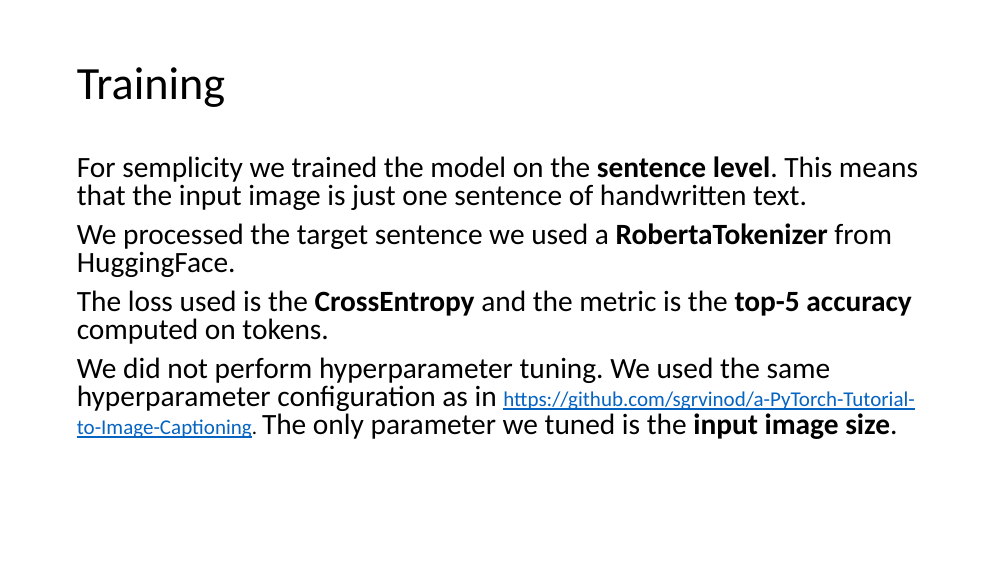
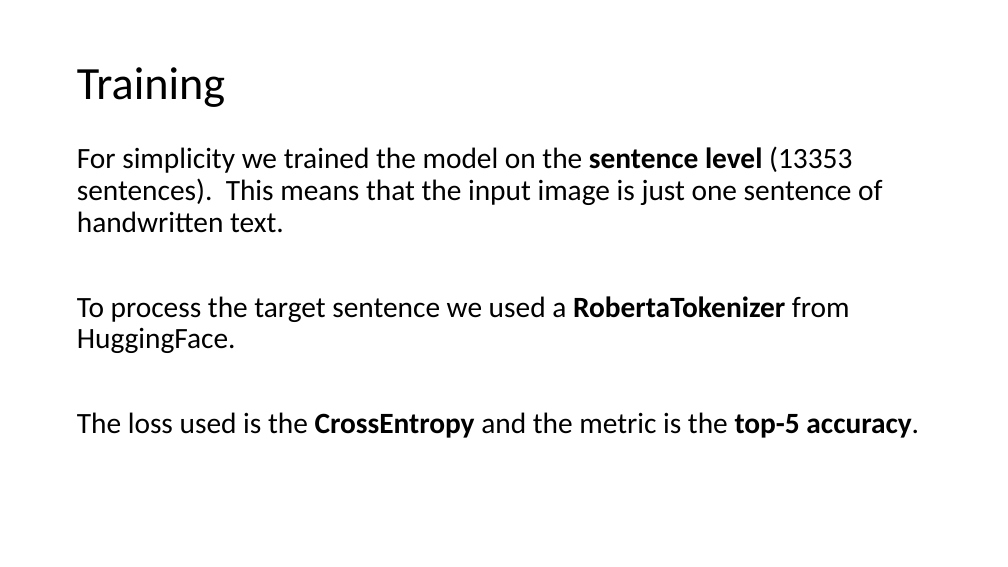
Before and after one commit to crokodilo/Handwritten-Text-Recognition, a slide deck: slide 11 of presentazione.pptx (slide 5 before the commit). Drawn at 1008x567 pixels with LibreOffice and Linux fonts; fonts in the diff are those of the drawing. Boxes give left, top, right and bottom in pixels: in the first picture for what was removed or moved away, otherwise in the second. Text is boxed around its words. In the diff, an @@ line names an element or a change of style, - is before the commit and + after.

```diff
--- a/presentazione.pptx
+++ b/presentazione.pptx
@@ text at [77,146,919,438]: text changed @@
-For semplicity we trained the model on the sentence level. This means that the input image is just one sentence of handwritten text.
-We processed the target sentence we used a RobertaTokenizer from HuggingFace.
-The loss used is the CrossEntropy and the metric is the top-5 accuracy computed on tokens.
-We did not perform hyperparameter tuning. We used the same hyperparameter configuration as in https://github.com/sgrvinod/a-PyTorch-Tutorial-to-Image-Captioning. The only parameter we tuned is the input image size.
+For simplicity we trained the model on the sentence level (13353 sentences). This means that the input image is just one sentence of handwritten text.
+To process the target sentence we used a RobertaTokenizer from HuggingFace.
+The loss used is the CrossEntropy and the metric is the top-5 accuracy.
```
Also in this commit, not shown: 4 other slides changed, 11 slides added, 2 slides removed, 1 other file.
